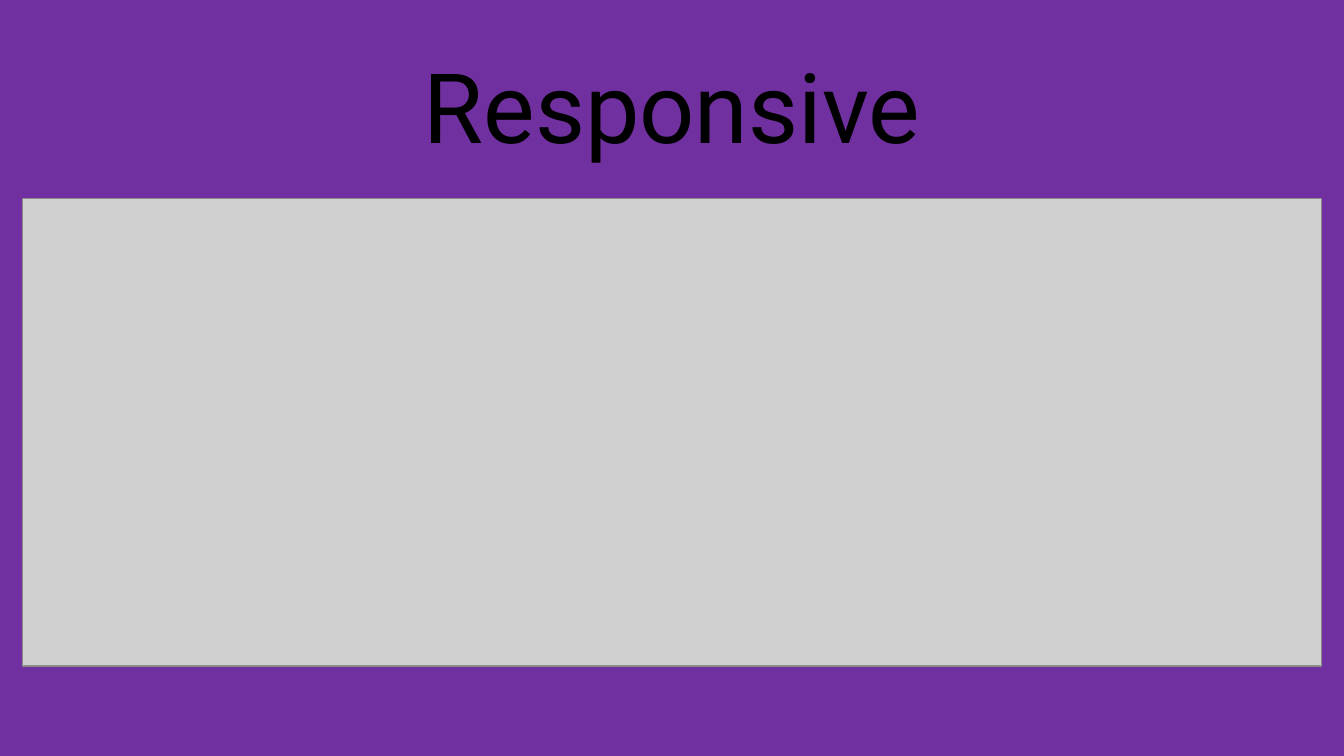
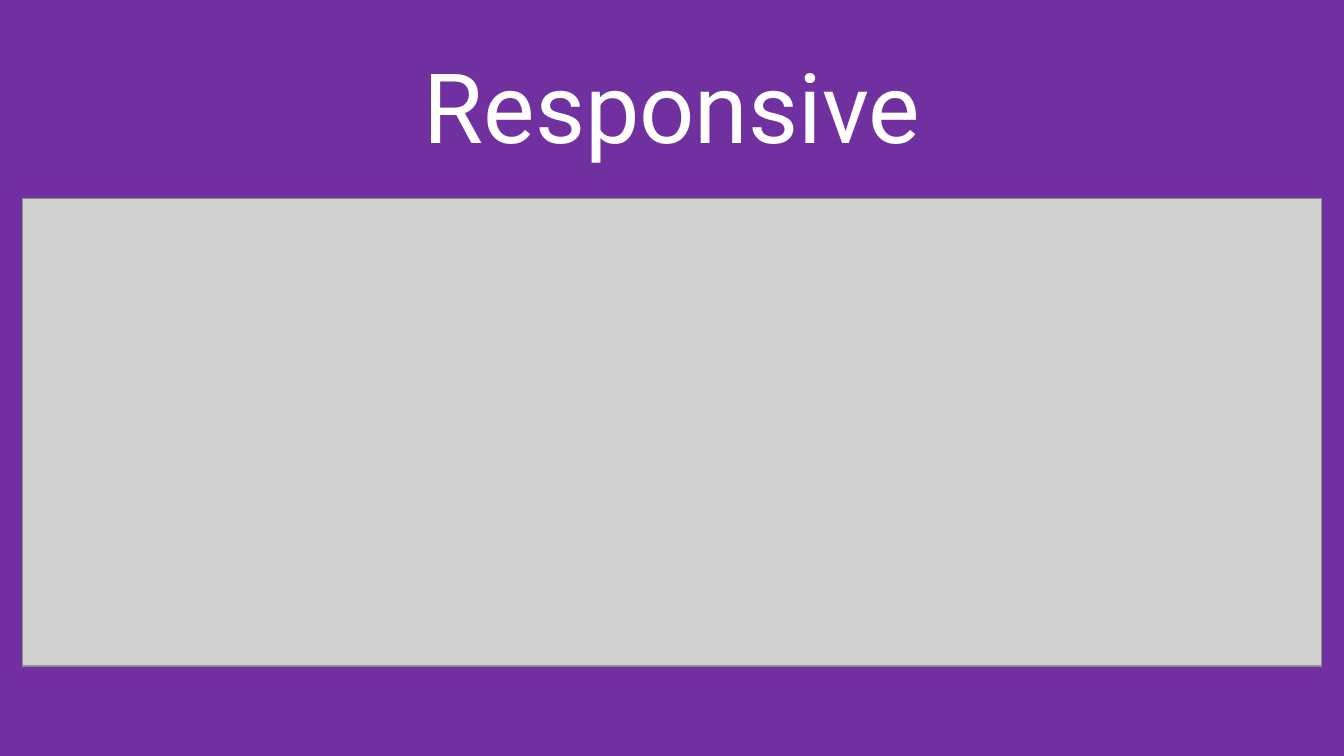
Before and after one commit to MukeshDubey1420/Front-End-Basics-Documents, a slide deck: slide 5 of Bootstrap.pptx. Drawn at 1344x756 pixels with LibreOffice and Linux fonts; fonts in the diff are those of the drawing; grey boxes stand for pictures. Boxes give left, top, right and bottom in pixels: in the first picture for what was removed or moved away, otherwise in the second. Text is boxed around its words. In the diff, an @@ line names an element or a change of style, - is before the commit and + after.

```diff
--- a/Bootstrap.pptx
+++ b/Bootstrap.pptx
@@ title "Responsive" at (424, 73, 920, 163): text colour #000000 to #FFFFFF @@
```
Also in this commit, not shown: 6 other slides changed, 1 other file.
